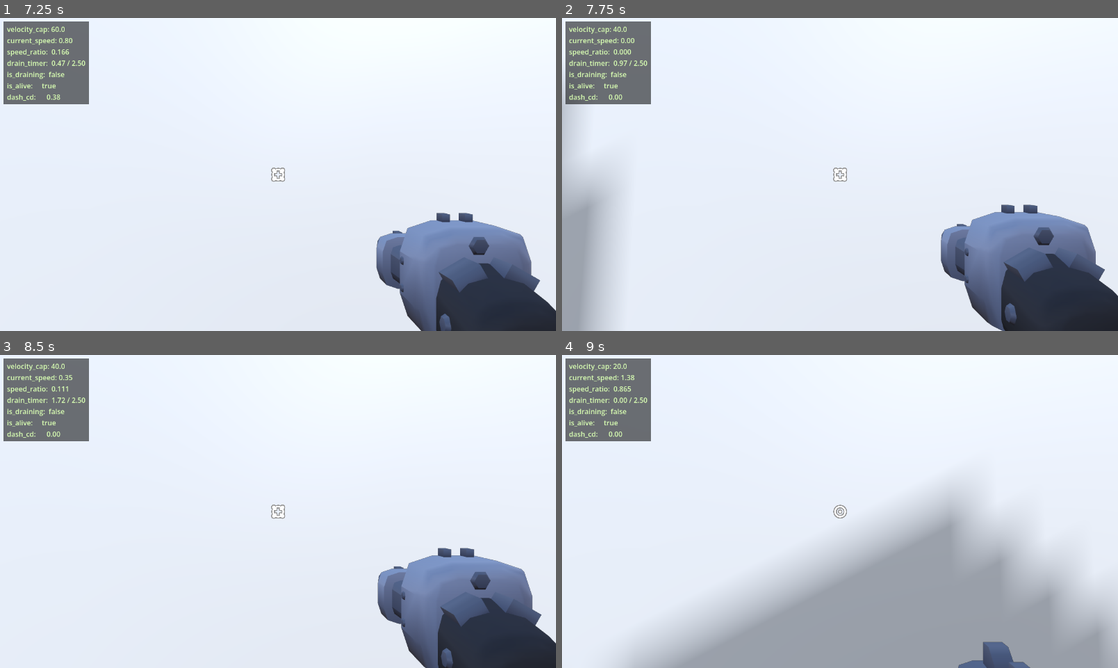
Above: before the commit, frames 1-4 (two rows, left to right).
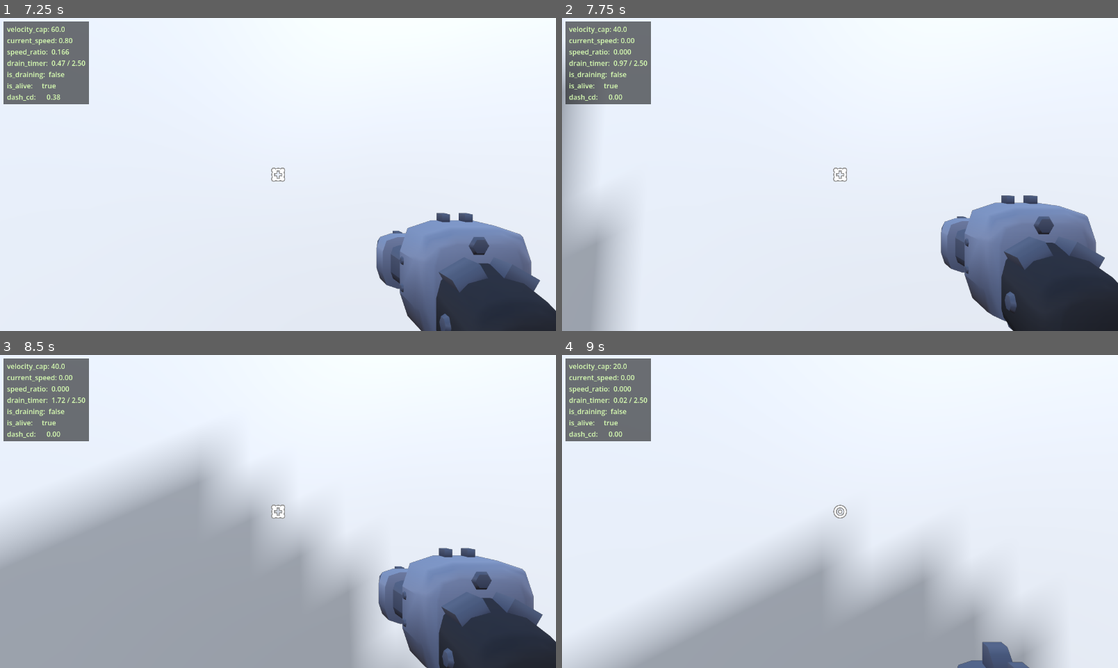
Above: after the commit, the same moments.

Repository: zulesss/vgate
Game: Godot game, scene res://scenes/main.tscn
The game is run twice, just before and just after one commit, with the same random seed, the same clock (stepped at 60 frames per second) and the same inputs.
Inputs (mouse positions are in pixels of both pictures, inside the frame that each line leads up to):
- Up to frame 1 (7.25 s): move the mouse to (305, 174) at 0.52 s; hold W (move_forward) 0.53-5.78 s; tap Shift (dash) at 0.6, 2.85, 5.1 s; tap Space (jump) at 0.77, 1.52, 3.02, 3.77, 4.52, 6.02, 6.77 s; move the mouse to (250, 174) at 1.27 s; click (250, 174) at 1.35 s; move the mouse to (289, 168) at 2.02 s; tap E (weapon_toggle) at 2.1, 4.35, 6.6 s; move the mouse to (272, 180) at 2.77 s; move the mouse to (316, 177) at 3.52 s; click (316, 177) at 3.6 s; move the mouse to (233, 171) at 4.27 s; move the mouse to (283, 174) at 5.02 s; move the mouse to (255, 168) at 5.77 s; hold D (move_right) 5.78-6.53 s; click (255, 168) at 5.85 s; move the mouse to (305, 174) at 6.52 s; hold W (move_forward) from 6.53 s (still down)
- Up to frame 2 (7.75 s): keep holding W (move_forward); move the mouse to (812, 174) at 7.27 s; tap Shift (dash) at 7.35 s; tap Space (jump) at 7.52 s
- Up to frame 3 (8.5 s): keep holding W (move_forward); move the mouse to (289, 505) at 8.02 s; click (289, 505) at 8.1 s
- Up to frame 4 (9 s): move the mouse to (834, 517) at 8.77 s; release W (move_forward) at 8.78 s; hold A (move_left) from 8.78 s (still down); tap E (weapon_toggle) at 8.85 s

Frame 1 is identical in both runs. In frame 2, 4.4% of the frame differs, in the area x 0-100%, y 15-100%; in frame 3, 37%, in the area x 0-100%, y 6-100%; in frame 4, 17%.

Commit message:
M3a tune: melee lunge window 0.20 → 0.30s
Sideways strafe escape was impossible at low cap (homing tracking
+ 0.32u player offset in 200ms < 1.5u attack_range). Extending to
300ms covers 2.25u distance: walk-back/sideways at low cap still
caught (intended), but at cap=80 walk gives 1.92u perpendicular —
sideways becomes valid escape, restoring "kiteable at high cap"
identity from M3_identity.md. Dash escape unchanged.

Diff:
--- a/objects/melee.gd
+++ b/objects/melee.gd
@@ -24,14 +24,16 @@
 	attack_cooldown = 2.5
 	attack_penalty = VelocityGate.MELEE_PENALTY
 	detection_radius = 35.0
-	# Lunge: snap-rush в финальные 200мс windup'а (см. M3_identity §2 attack
+	# Lunge: snap-rush в финальные 300мс windup'а (см. M3_identity §2 attack
 	# telegraph — "small forward burst as visual tell"). Без него walk-back
 	# (player_speed 1.6 u/s при cap=20) escape'ит attack_range за 450мс freeze
 	# каждый цикл — петля без попаданий. С lunge'ем relative speed melee→player
-	# в финальные 200мс = 7.5-1.6 = 5.9 u/s → закрывает 1.18u → HIT гарантирован
-	# на walk. Dash (20 u/s × 0.2с = 4u burst) всё ещё escape'ит.
+	# в финальные 300мс = 7.5-1.6 = 5.9 u/s → закрывает 1.77u → HIT гарантирован
+	# на walk при cap=20. При cap=80 (walk 6.4 u/s) sideways за 300мс = 1.92u
+	# > attack_range 1.5u → kiteable escape работает. Dash (20 u/s × 0.2с = 4u
+	# burst) всё ещё escape'ит при любом cap.
 	lunge_speed = 7.5
-	lunge_window = 0.20
+	lunge_window = 0.30
 	super._ready()
 
 	if mesh_instance != null:
